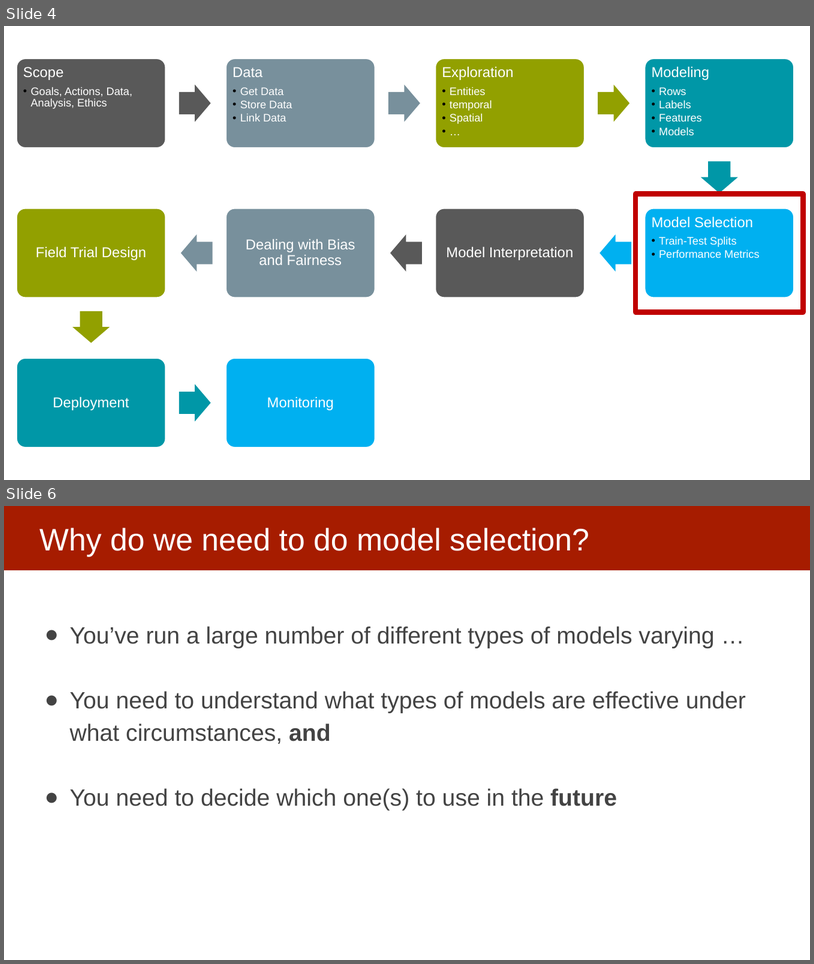
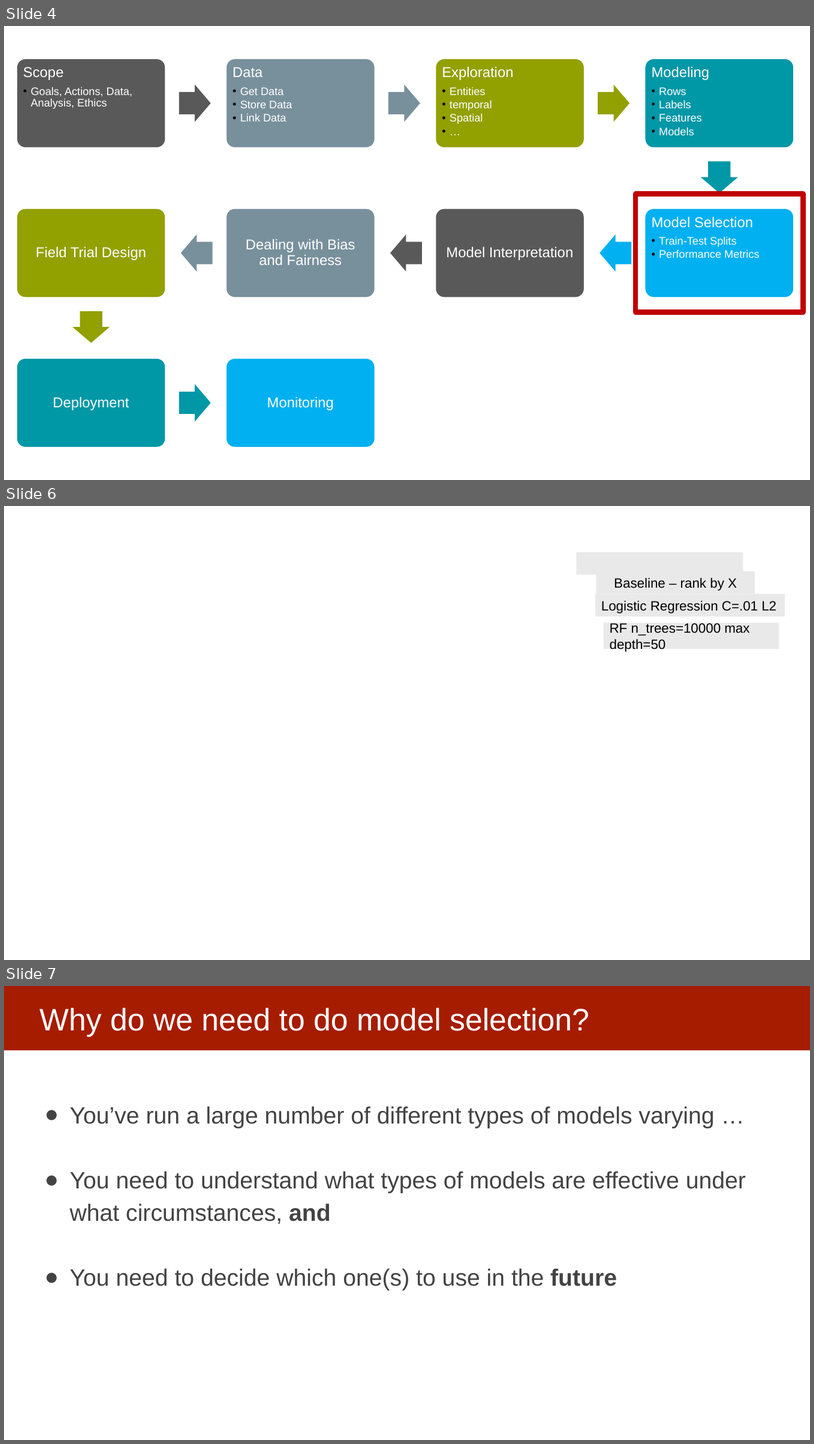
Before and after one commit to dssg/mlforpublicpolicylab, a slide deck: Lectures/15-ml-in-practice-and-model-selection-part-3.pptx. Shown one above the other, each under a label of ours: slides 4 and 6 before the commit, slides 4, 6 and 7 after it; the slides between them are not shown. The pictures are 814x964 and 814x1444 pixels, drawn with LibreOffice and Linux fonts; fonts in the diff are those of the drawing; background and template pictures are left out. Boxes give left, top, right and bottom in pixels: in the first picture for what was removed or moved away, otherwise in the second. Text is boxed around its words. In the diff, an @@ line names an element or a change of style, - is before the commit and + after.

```diff
--- a/Lectures/15-ml-in-practice-and-model-selection-part-3.pptx
+++ b/Lectures/15-ml-in-practice-and-model-selection-part-3.pptx
@@ slide 6 added at (4,506,810,960), background picture (left out) @@
@@ rectangle added at (577,552,744,574), fill #E9E9E9 @@
@@ text added at (614,577,737,591), 16 pt, text #000000 @@
+Baseline – rank by X
@@ rectangle added at (596,594,786,616), fill #E9E9E9, 16 pt, text #000000 @@
+Logistic Regression C=.01 L2
@@ rectangle added at (604,623,780,649), fill #E9E9E9, 16 pt, text #000000 @@
+RF n_trees=10000 max depth=50
@@ what was slide 6 is now slide 7 @@
```
Also in this commit, not shown: 2 slides changed, 2 other slides added, 3 slides removed.
